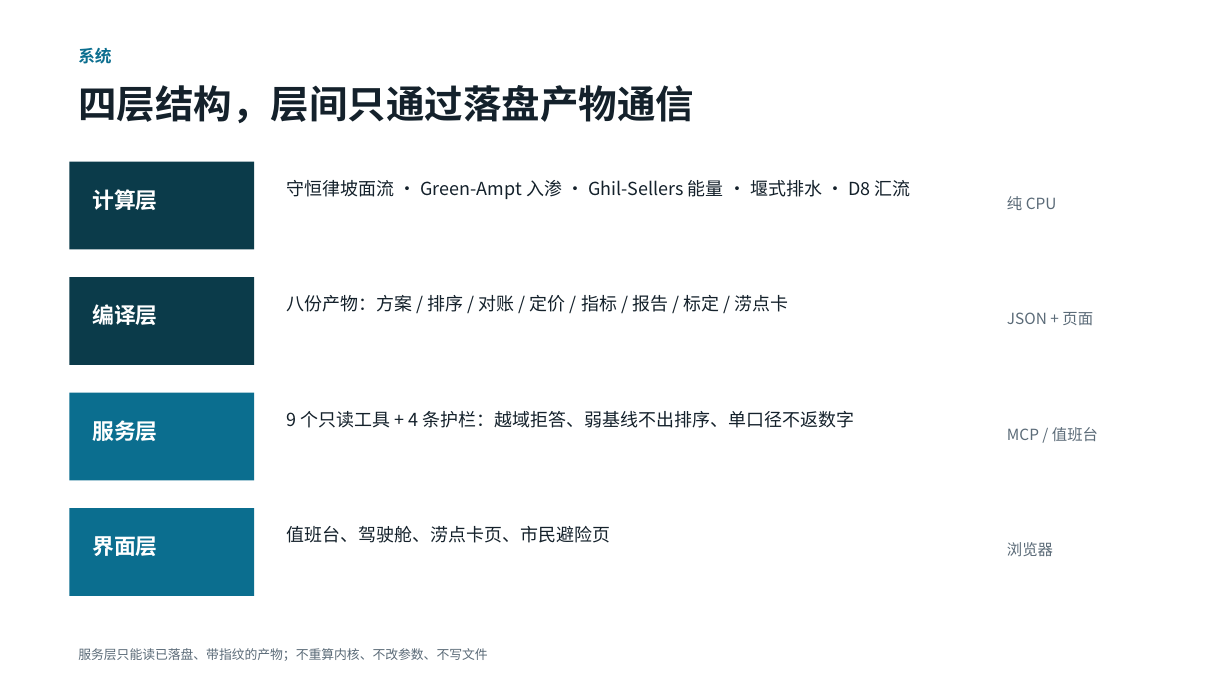
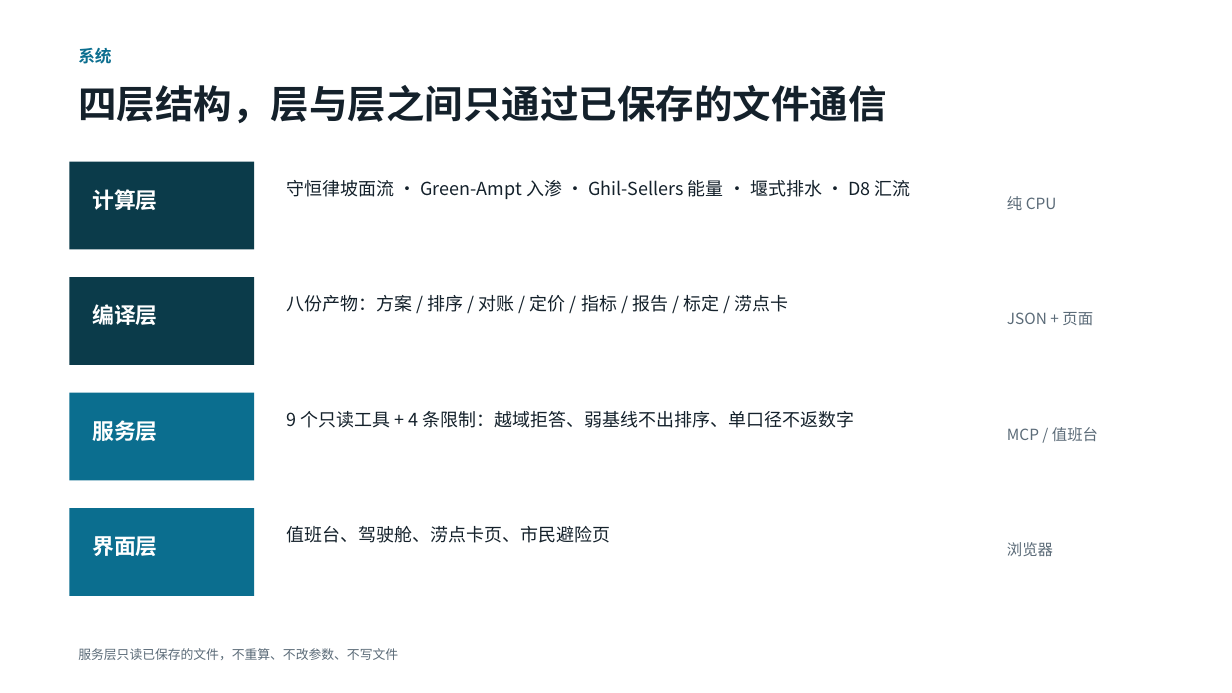
Before and after one commit to toki0413/typhoeus, a slide deck: slide 4 of docs/demo/typhoeus-demo.pptx. Drawn at 1232x693 pixels with LibreOffice and Linux fonts; fonts in the diff are those of the drawing. Boxes give left, top, right and bottom in pixels: in the first picture for what was removed or moved away, otherwise in the second. Text is boxed around its words. In the diff, an @@ line names an element or a change of style, - is before the commit and + after.

```diff
--- a/docs/demo/typhoeus-demo.pptx
+++ b/docs/demo/typhoeus-demo.pptx
@@ text at (x1=78, y1=85, x2=886, y2=123): text changed @@
-四层结构，层间只通过落盘产物通信
+四层结构，层与层之间只通过已保存的文件通信
@@ text at (x1=286, y1=411, x2=855, y2=428): text changed @@
-9 个只读工具 + 4 条护栏：越域拒答、弱基线不出排序、单口径不返数字
+9 个只读工具 + 4 条限制：越域拒答、弱基线不出排序、单口径不返数字
@@ text at (x1=78, y1=648, x2=398, y2=660): text changed @@
-服务层只能读已落盘、带指纹的产物；不重算内核、不改参数、不写文件
+服务层只读已保存的文件，不重算、不改参数、不写文件
```
Also in this commit, not shown: 11 other slides changed, 1 slide removed, 11 other files.
